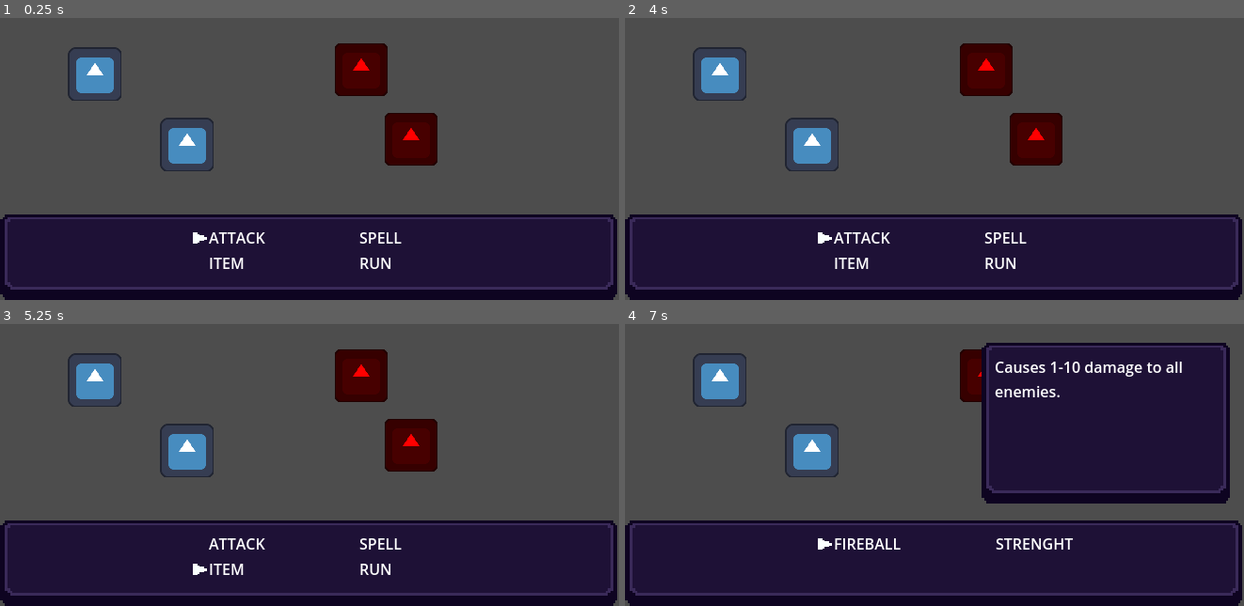
Above: before the commit, frames 1-4 (two rows, left to right).
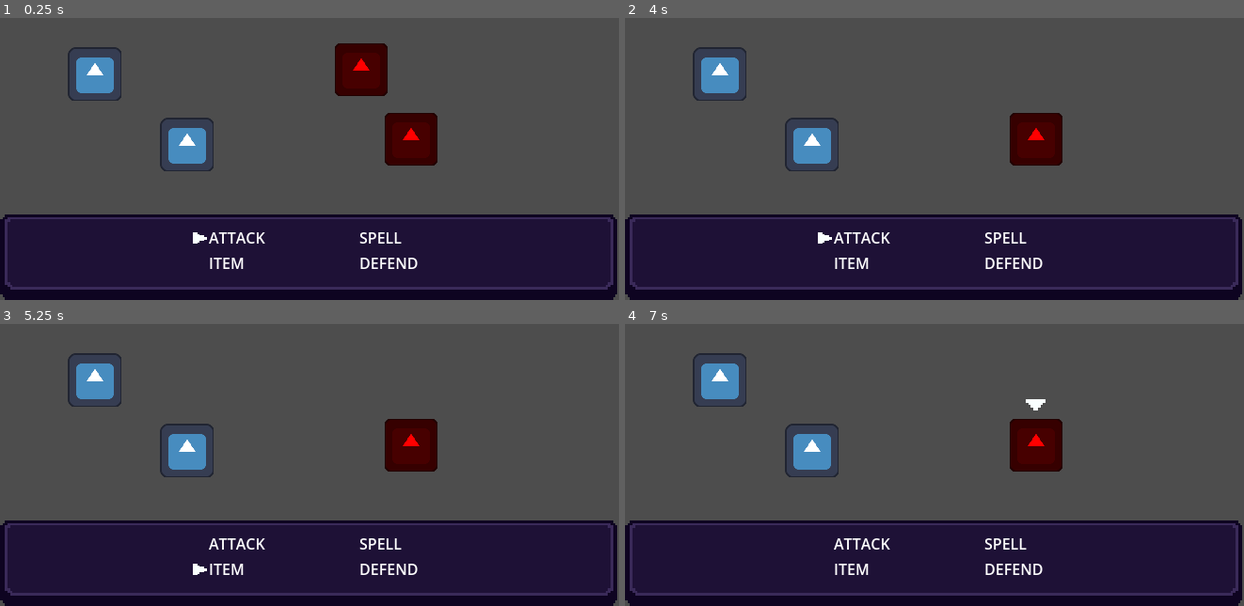
Above: after the commit, the same moments.

Repository: felipe-rf/GDRPG
Game: Godot game, scene res://scenes/combat/combat_scene.tscn
The game is run twice, just before and just after one commit, with the same random seed, the same clock (stepped at 60 frames per second) and the same inputs. This scene is started directly instead of the project's main scene. The engine's default icon, where the game draws it, is replaced by a stand-in: a white triangle on a blue panel in a dark square.
Inputs:
- Up to frame 1 (0.25 s): no input
- Up to frame 2 (4 s): tap Enter at 0.5, 2, 3.5 s; hold Right (ui_right) 0.53-1.28 s; tap Space (ui_select) at 0.77, 1.25, 1.52, 2.75, 3.02, 3.77 s; hold Down (ui_down) 1.28-2.03 s; hold Right (ui_right) 2.03-2.78 s; hold Up (ui_up) 2.78-3.53 s; hold Left (ui_left) from 3.53 s (still down)
- Up to frame 3 (5.25 s): tap Space (ui_select) at 4.25, 4.52 s; release Left (ui_left) at 5.03 s; hold Down (ui_down) from 5.03 s (still down)
- Up to frame 4 (7 s): release Down (ui_down) at 5.78 s; hold Right (ui_right) 5.78-6.53 s; tap Space (ui_select) at 6.02, 6.77 s; hold Up (ui_up) from 6.53 s (still down)

The runs differ from the first frame. In frame 1, 0.2% of the frame differs, in the area x 58-68%, y 85-89%; in frame 2, 1.8%; in frame 3, 1.8%; in frame 4, 24%, in the area x 31-98%, y 6-89%.

Commit message:
added weaknesses and resistances

Diff:
--- a/scenes/combat/ActionMenu.tscn
+++ b/scenes/combat/ActionMenu.tscn
@@ -63,9 +63,9 @@
 text = "ITEM"
 script = ExtResource("3_7o6io")
 
-[node name="Run" type="Label" parent="Panel/MainMenu"]
+[node name="Defend" type="Label" parent="Panel/MainMenu"]
 layout_mode = 2
-text = "RUN"
+text = "DEFEND"
 script = ExtResource("3_7o6io")
 
 [node name="SpellPanel" type="Panel" parent="."]
@@ -120,6 +120,7 @@
 
 [connection signal="cursor_selected" from="Panel/MainMenu/Attack" to="." method="_on_attack_cursor_selected"]
 [connection signal="cursor_selected" from="Panel/MainMenu/Spell" to="." method="_on_spell_cursor_selected"]
+[connection signal="cursor_selected" from="Panel/MainMenu/Defend" to="." method="_on_defend_cursor_selected"]
 [connection signal="canceled" from="MenuCursor" to="." method="_on_menu_cursor_canceled"]
 [connection signal="cursor_moved" from="MenuCursor" to="." method="_on_menu_cursor_cursor_moved"]
 [connection signal="item_selected" from="MenuCursor" to="." method="_on_menu_cursor_item_selected"]
--- a/scenes/combat/combat_scene.tscn
+++ b/scenes/combat/combat_scene.tscn
@@ -50,6 +50,8 @@
 base_magic = 3
 base_strenght = 3
 unit_name = "Enemy 1"
+weaknesses = Array[int]([3])
+resistances = Array[int]([0])
 
 [node name="EnemyUnit2" parent="TurnQueue" instance=ExtResource("4_ujdg3")]
 position = Vector2(437, 199)
--- a/scripts/Unit.gd
+++ b/scripts/Unit.gd
@@ -11,7 +11,9 @@
 @export var unit_name: String
 @export var spell_list: Array[Spell]
 
-
+@export var weaknesses: Array[int]
+@export var resistances: Array[int]
+@export var attack_type:int = 0
 
 var health: int
 var attack: int
@@ -34,6 +36,10 @@
 	Inactive,
 	Disabled
 }
+
+
+
+
 
 var allies_list:Array[Unit]
 var enemies_list:Array[Unit]
@@ -121,7 +127,7 @@
 
 
 func _aplly_stat_change(change: int, stat: int, time:int):
-	queued_stat_timer[stat] = time
+	stat_timer[stat] = time
 	match stat:
 		UnitStats.attack:
 			if attack == base_attack:
@@ -154,6 +160,7 @@
 	elif(hit+precision<target.speed+target.defense):
 		_miss_attack()
 	elif(hit+precision>target.speed+target.defense):
+		dmg = target._aplly_weakness_and_resistance(dmg,attack_type)
 		print(unit_name + " attacked "+ target.unit_name + " for " + str(dmg)+ " damage.")
 		target._receive_damage(dmg)
 	_end_turn()
@@ -166,3 +173,17 @@
 	print(unit_name + " used " + spell.spell_name +".")
 	spell._spell_effect(self,target_list)
 	_end_turn()
+
+func _aplly_weakness_and_resistance(damage: int, type: int) -> int:
+	if weaknesses.has(type):
+		print("It's super effective against "+ unit_name +"!")
+		return damage * 2
+	elif resistances.has(type):
+		print("It's not that effective against "+ unit_name +"...")
+		return damage/2
+	else: return damage
+
+func _defend():
+	_aplly_stat_change(defense*2,UnitStats.defense,1)
+	print(unit_name + " defended.")
+	_end_turn()
--- a/scripts/enums/DamageTypes.gd
+++ b/scripts/enums/DamageTypes.gd
@@ -6,6 +6,7 @@
 	Piercing,
 	Ice,
 	Fire,
-	Shock,
-	Water
+	Shock
 }
+
+const damage_names:=["Slashing","Concussing","Piercing","Ice","Fire","Shock"]
--- a/scripts/enums/EffectTargets.gd
+++ b/scripts/enums/EffectTargets.gd
@@ -7,3 +7,5 @@
 	ALL_ENEMIES,
 	SELF
 }
+
+const target_names:= ["SINGLE_ALLY","SINGLE_ENEMY","ALL_ALLIES","ALL_ENEMIES","SELF"]
--- a/scripts/menus/ActionMenu.gd
+++ b/scripts/menus/ActionMenu.gd
@@ -100,3 +100,8 @@
 	if item is SpellLabel:
 		if not spell_panel.visible: spell_panel.visible = true
 		spell_label.text = item.spell.description
+
+
+func _on_defend_cursor_selected():
+	turn_queue.active_unit._defend()
+	menu_cursor._enable()
--- a/scripts/menus/MenuCursor.gd
+++ b/scripts/menus/MenuCursor.gd
@@ -14,6 +14,7 @@
 
 @export var cursor_offset : Vector2
 func _enable():
+	cursor_index = 0
 	menu_timer.start()
 func _process(delta):
 	if not disabled:
--- a/scripts/spells/fireball_spell.gd
+++ b/scripts/spells/fireball_spell.gd
@@ -1,8 +1,9 @@
 extends Spell
 
 func _spell_effect(parent: Unit,target_list: Array[Unit]):
+	var hit = parent._rand20()
+	var damage_type = DamageTypes.Fire
 	for target in target_list:
-		var hit = parent._rand20()
 		randomize()
 		var dmg = randi_range(1,10) + parent.magic
 		if(hit == 1):
@@ -10,5 +11,6 @@
 		elif(hit+parent.precision<target.speed):
 			parent._miss_attack()
 		elif(hit+parent.precision>target.speed):
+			dmg = target._aplly_weakness_and_resistance(dmg,damage_type)
 			print(target.unit_name + " was burned for " + str(dmg)+ " damage.")
 			target._receive_damage(dmg)
--- a/scripts/spells/frost_ray.gd
+++ b/scripts/spells/frost_ray.gd
@@ -3,6 +3,7 @@
 func _spell_effect(parent: Unit,target_list: Array[Unit]):
 	var target = target_list[0]
 	var hit = parent._rand20()
+	var damage_type = DamageTypes.Ice
 	randomize()
 	var dmg = randi_range(1,5) + parent.magic
 	if(hit == 1):
@@ -10,6 +11,7 @@
 	elif(hit+parent.precision<target.speed):
 		parent._miss_attack()
 	elif(hit+parent.precision>target.speed):
+		dmg = target._aplly_weakness_and_resistance(dmg,damage_type)
 		print(target.unit_name + " received " + str(dmg)+ " ice damage.")
 		target._receive_damage(dmg)
 		target._aplly_stat_change(1,UnitStats.speed,2)
